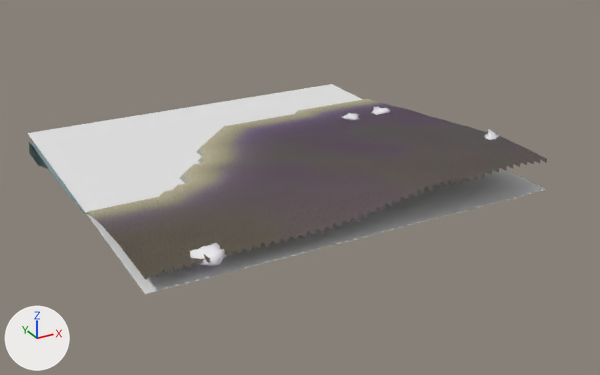
The glTF model eloria-assets/maps/continent-v2/saltsound/client/chunks/15_10/world.glb: old version first, new version second.
Rendered twice from a 50 mm camera at (434.2, -134.9, 77.1) aimed at (527.2, 34.0, -7.4). Arrows for +X, +Y and +Z are at lower left; the lights stay in place. The picture after the commit comes second. Where no turn or scale is listed for an object, it has been applied to the vertices. Vertices at exactly the same position are counted once.

Names of what the first picture shows: 'AuthoredGround_saltsoundBase_saltsound_15_10', 'Terrain_saltsound_15_10', 'Water_saltsound_15_10' and 4 more.
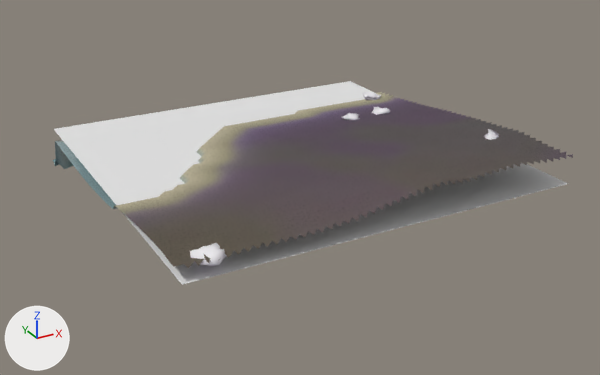
Changed parts and their boxes (x1, y1, x2, y2) in the pictures (600 x 375 px):
```json
{"object": "AuthoredGround_saltsoundBase_saltsound_15_10", "change": "reshaped", "before": [31, 99, 547, 280], "after": [58, 92, 573, 268]}
{"object": "Water_saltsound_15_10", "change": "mesh moved", "before": [28, 84, 546, 294], "after": [54, 81, 568, 285]}
{"object": "Terrain_saltsound_15_10", "change": "reshaped", "before": [29, 142, 129, 258], "after": [53, 140, 179, 267]}
{"object": "Crystal_Outcrop_2__amethyst_storm_rock", "change": "added", "after": [363, 92, 381, 100]}
{"part": 3, "of": "me_authoredground_saltsoundbase_saltsound_15_10", "change": "added", "after": [374, 92, 573, 161]}
{"part": 4, "of": "me_authoredground_saltsoundbase_saltsound_15_10", "change": "deleted", "before": [31, 143, 184, 280]}
```

The change, as JSON lines over the scene's bpy script:
```json
{"block": "me_terrain_saltsound_15_10", "where": "# used by ob_terrain_saltsound_15_10; location = (-2059.0, 6521.0, 0.0)"}
{"op": "remove", "block": "me_terrain_saltsound_15_10", "code": "me_terrain_saltsound_15_10.from_pydata(...)  # 2401 vertices, 4608 faces; spans x 2531.0..2627.0, y -6529.0..-6433.0, z -11.1..8.2"}
{"op": "add", "block": "me_terrain_saltsound_15_10", "code": "me_terrain_saltsound_15_10.from_pydata(...)  # 2401 vertices, 4608 faces; spans x 2537.0..2633.0, y -6529.0..-6433.0, z -11.1..8.2"}
{"block": "me_terrain_saltsound_15_10", "change": "me_terrain_saltsound_15_10 part 1: 2401 of 2401 vertices moved; they spanned x 2531.0..2627.0, y -6529.0..-6433.0, z -11.1..8.2 and now span x 2537.0..2633.0, y -6529.0..-6433.0, z -11.1..8.2; mean shift (6.0, 0.0, 0.2)"}
{"block": "me_water_saltsound_15_10", "where": "# used by ob_water_saltsound_15_10; location = (-2059.0, 6521.0, 0.0)"}
{"op": "remove", "block": "me_water_saltsound_15_10", "code": "me_water_saltsound_15_10.from_pydata(...)  # 4 vertices, 2 faces; spans x 2531.0..2627.0, y -6530.0..-6434.0, z 0.0"}
{"op": "add", "block": "me_water_saltsound_15_10", "code": "me_water_saltsound_15_10.from_pydata(...)  # 4 vertices, 2 faces; spans x 2538.0..2634.0, y -6530.0..-6434.0, z 0.0"}
{"block": "me_water_saltsound_15_10", "change": "me_water_saltsound_15_10 part 2: the whole mesh is moved by (7.0, 0.0, 0.0)"}
{"block": "me_authoredground_saltsoundbase_saltsound_15_10", "where": "# used by ob_authoredground_saltsoundbase_saltsound_15_10; location = (-2059.0, 6521.0, 0.0)"}
{"op": "remove", "block": "me_authoredground_saltsoundbase_saltsound_15_10", "code": "me_authoredground_saltsoundbase_saltsound_15_10.from_pydata(...)  # 2448 vertices, 4608 faces; spans x 2531.0..2627.0, y -6531.0..-6433.0, z -11.1..8.2"}
{"op": "add", "block": "me_authoredground_saltsoundbase_saltsound_15_10", "code": "me_authoredground_saltsoundbase_saltsound_15_10.from_pydata(...)  # 2496 vertices, 4608 faces; spans x 2537.0..2635.0, y -6531.0..-6433.0, z -11.1..8.2"}
{"block": "me_authoredground_saltsoundbase_saltsound_15_10", "change": "me_authoredground_saltsoundbase_saltsound_15_10 part 3: 199 vertices added at x 2627.0..2635.0, y -6531.0..-6433.0, z -1.8..7.7"}
{"block": "me_authoredground_saltsoundbase_saltsound_15_10", "change": "me_authoredground_saltsoundbase_saltsound_15_10 part 4: 151 vertices removed from x 2531.0..2537.0, y -6531.0..-6433.0, z -11.0..3.6"}
{"op": "add", "block": "me_crystaloutcrop_1__amethyst_storm_rock", "code": ["me_crystaloutcrop_1__amethyst_storm_rock = bpy.data.meshes.new('CrystalOutcrop_1__amethyst_storm_rock')", "me_crystaloutcrop_1__amethyst_storm_rock.from_pydata(...)  # 42 vertices, 80 faces; spans x -3.28..3.27, y -2.52..2.8, z -1.11..2.01", "me_crystaloutcrop_1__amethyst_storm_rock.materials.append(mat_amethyst_storm_rock_002)  # its picture is missing"]}
{"op": "add", "block": "ob_crystal_outcrop_2__amethyst_storm_rock", "code": ["ob_crystal_outcrop_2__amethyst_storm_rock = bpy.data.objects.new('Crystal_Outcrop_2__amethyst_storm_rock', me_crystaloutcrop_1__amethyst_storm_rock)", "ob_crystal_outcrop_2__amethyst_storm_rock.location = (569.0, 65.3, 0.7)"]}
```
